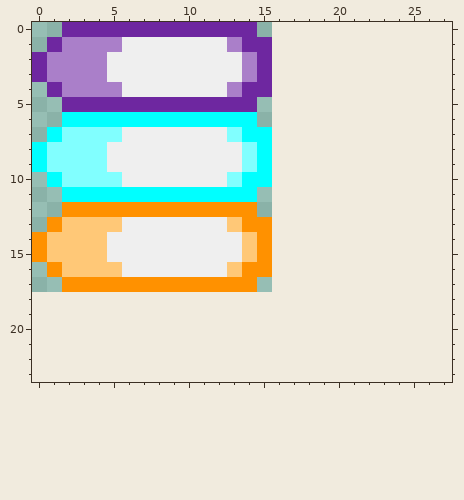
Two versions of one sprite sheet, assets/sprites/projectiles/projectiles.png. The first picture shows the starting point.
The file is 16x18 pixels. Colours within 5 levels of each other are drawn and written as one. Shown: x 0..27, y 0..23. The old version is drawn lined up with the new one, on the new canvas.
After the commit:
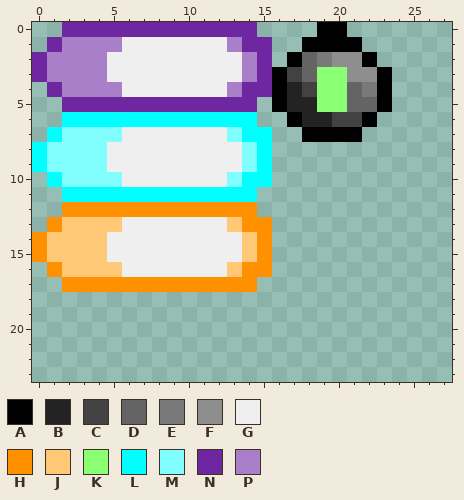
Palette (. is transparent): A #000000  B #232323  C #424242  D #646464  E #797979  F #8e8e8e  G #efefef  H #ff9100  J #ffc877  K #8bff74  L #00ffff  M #81ffff  N #6e27a0  P #aa7fc9
Difference:
canvas 16x18 -> 100x100
@@ x 14..25 @@
- 0 N...........
- 1 NN..........
- 2 PN..........
- 3 PN..........
- 4 NN..........
- 5 N...........
- 6 L...........
- 7 LL..........
+ 0 N....AA.....
+ 1 NN..AAAA....
+ 2 PN.ADEFFA...
+ 3 PNACDKKFFA..
+ 4 NNABCKKDEA..
+ 5 N.ABBKKDDA..
+ 6 L..ABBCCA...
+ 7 LL..AAAA....
  8 ML..........
Boxes around the changes in both pictures, in picture pixels (x1, y1, x2, y2):
added: (272, 22, 392, 142)
